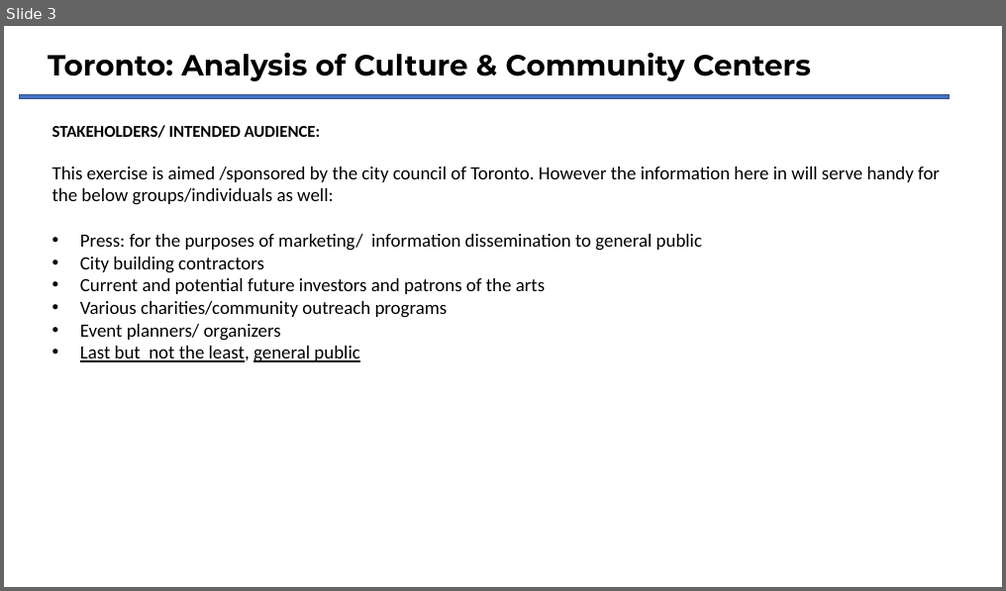
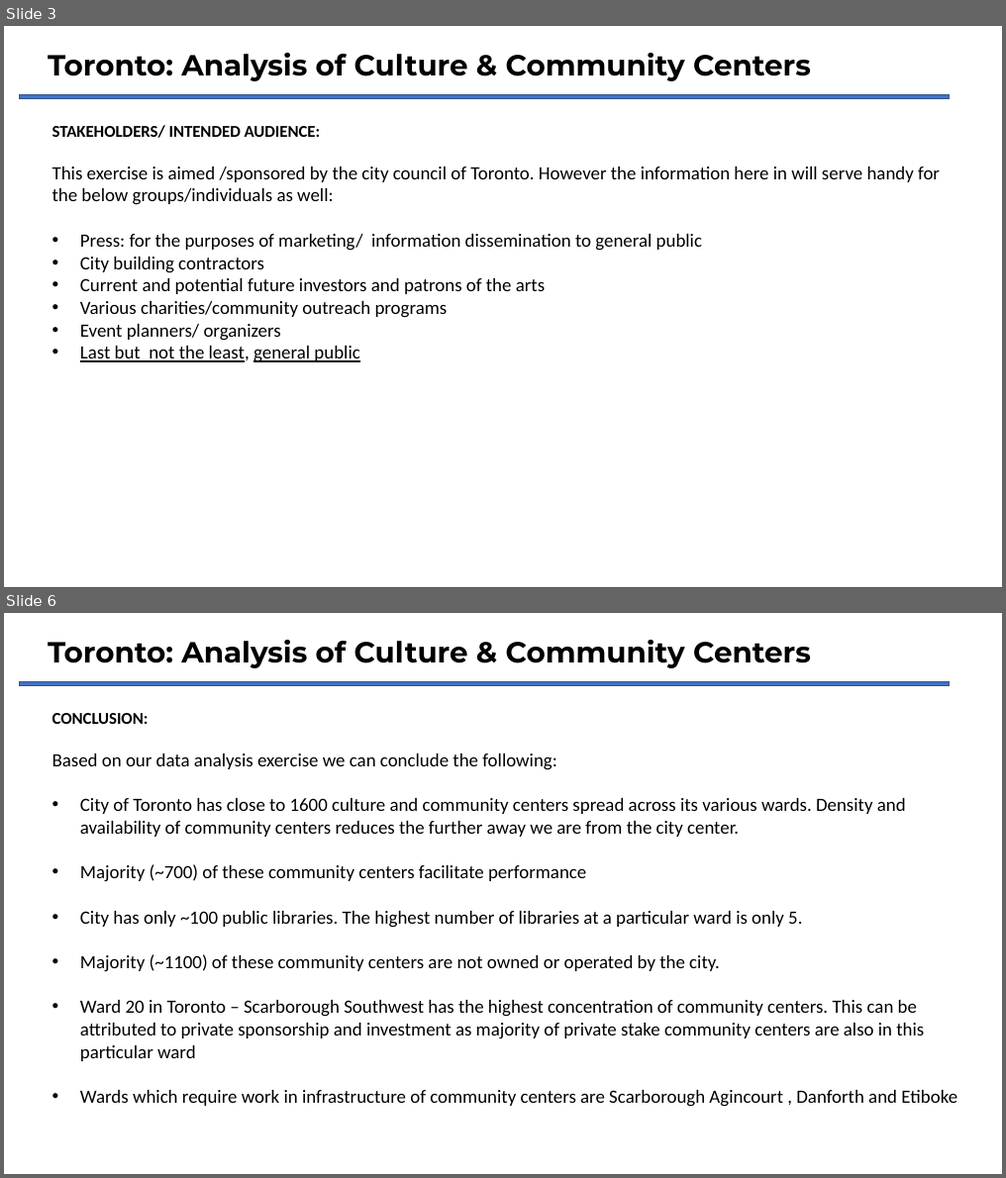
Before and after one commit to in-tandem/real_world_use_cases_1, a slide deck: unsupervised/ibm_capstone/culture_center_battle/pics/culture.pptx. Shown one above the other, each under a label of ours: slide 3 before the commit, slides 3 and 6 after it; the slides between them are not shown. The pictures are 1006x591 and 1006x1178 pixels, drawn with LibreOffice and Linux fonts; fonts in the diff are those of the drawing. Boxes give left, top, right and bottom in pixels: in the first picture for what was removed or moved away, otherwise in the second. Text is boxed around its words. In the diff, an @@ line names an element or a change of style, - is before the commit and + after.

Commit message:
final analysis ready for submission

```diff
--- a/unsupervised/ibm_capstone/culture_center_battle/pics/culture.pptx
+++ b/unsupervised/ibm_capstone/culture_center_battle/pics/culture.pptx
@@ slide 6 added at (4, 613, 1002, 1174), background #FFFFFF @@
@@ text added at (48, 640, 811, 668), 28 pt, text #000000, bold @@
+Toronto: Analysis of Culture & Community Centers
@@ rectangle added at (19, 682, 949, 685), fill #4472C4, outline #325491 1 pt @@
@@ text added at (53, 713, 957, 1107), 18 pt, text #000000 @@
+CONCLUSION:
+Based on our data analysis exercise we can conclude the following:
+• City of Toronto has close to 1600 culture and community centers spread across its various wards. Density and availability of community centers reduces the further away we are from the city center.
+• Majority (~700) of these community centers facilitate performance
+• City has only ~100 public libraries. The highest number of libraries at a particular ward is only 5.
+• Majority (~1100) of these community centers are not owned or operated by the city.
+• Ward 20 in Toronto – Scarborough Southwest has the highest concentration of community centers. This can be attributed to private sponsorship and investment as majority of private stake community centers are also in this particular ward
+• Wards which require work in infrastructure of community centers are Scarborough Agincourt , Danforth and Etiboke
```
Also in this commit, not shown: 1 slide changed, 1 other slide added, 8 other files.
